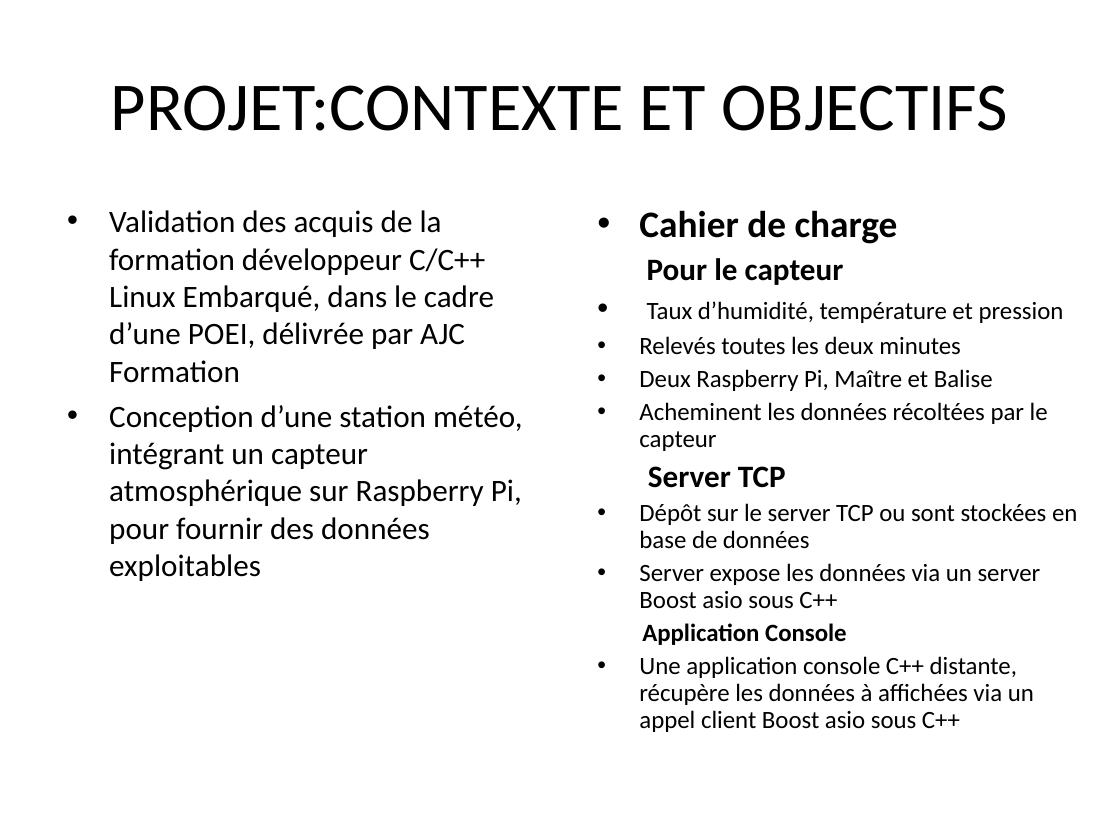
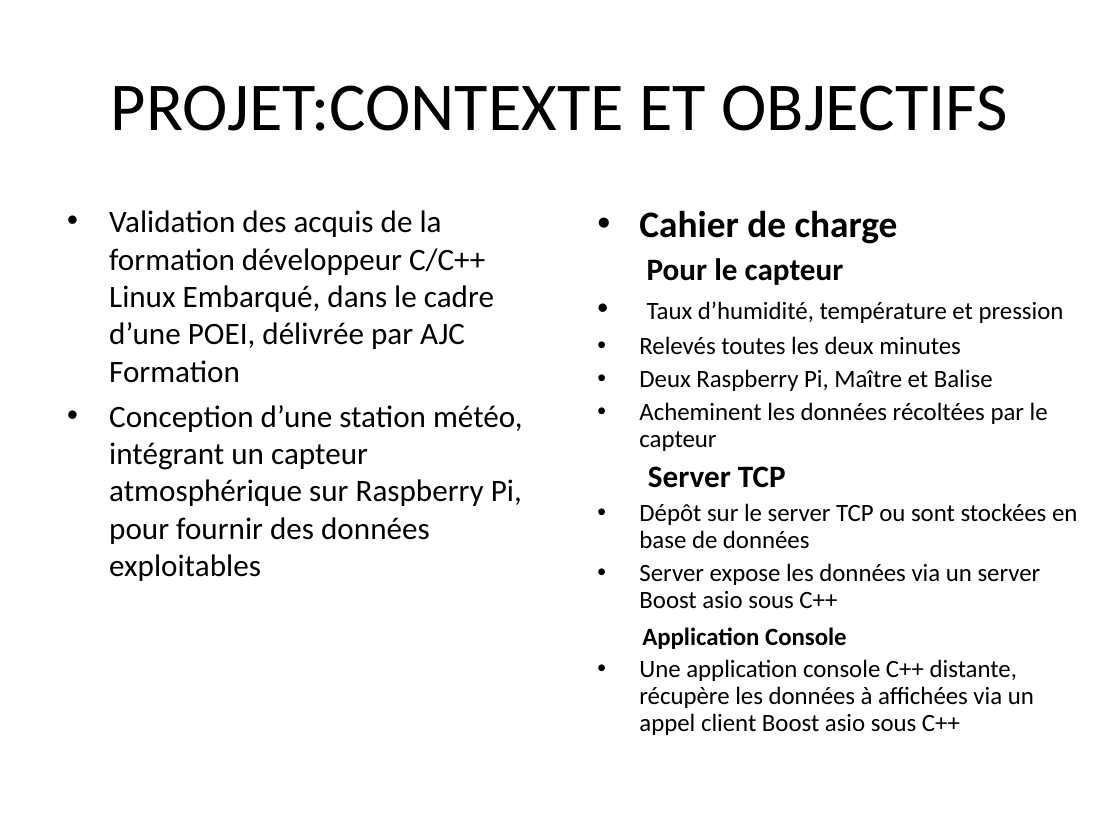
Before and after one commit to Krs-ceri/RaspberryPi, a slide deck: slide 3 of Presentation.odp. Drawn at 1120x840 pixels with LibreOffice and Linux fonts; fonts in the diff are those of the drawing. Boxes give left, top, right and bottom in pixels: in the first picture for what was removed or moved away, otherwise in the second. Text is boxed around its words. In the diff, an @@ line names an element or a change of style, - is before the commit and + after.

```diff
--- a/Presentation.odp
+++ b/Presentation.odp
@@ text at [642,627,847,649]: line spacing 0.9 to 1 @@
```
Also in this commit, not shown: 3 other slides changed, 2 slides added, 1 slide removed.
